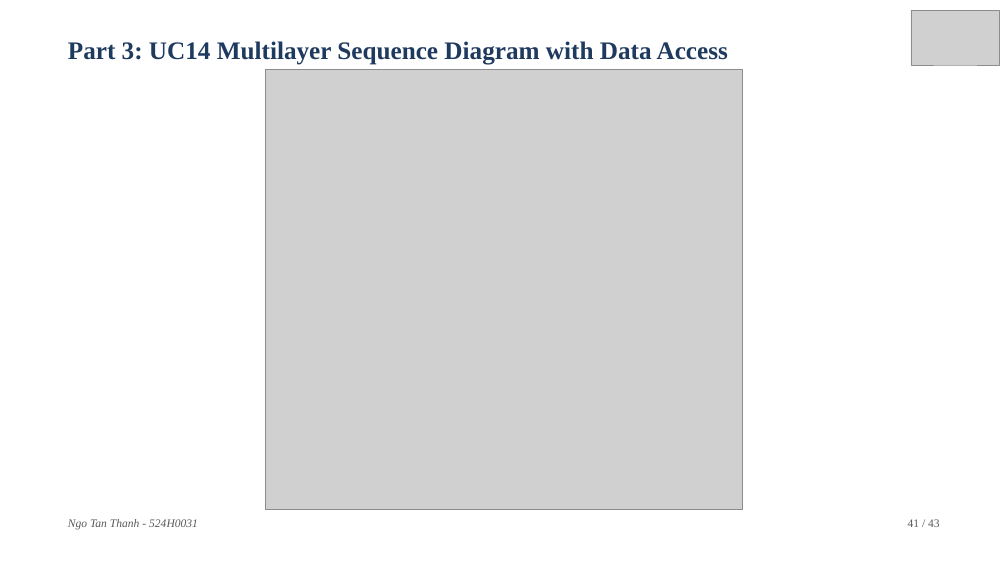
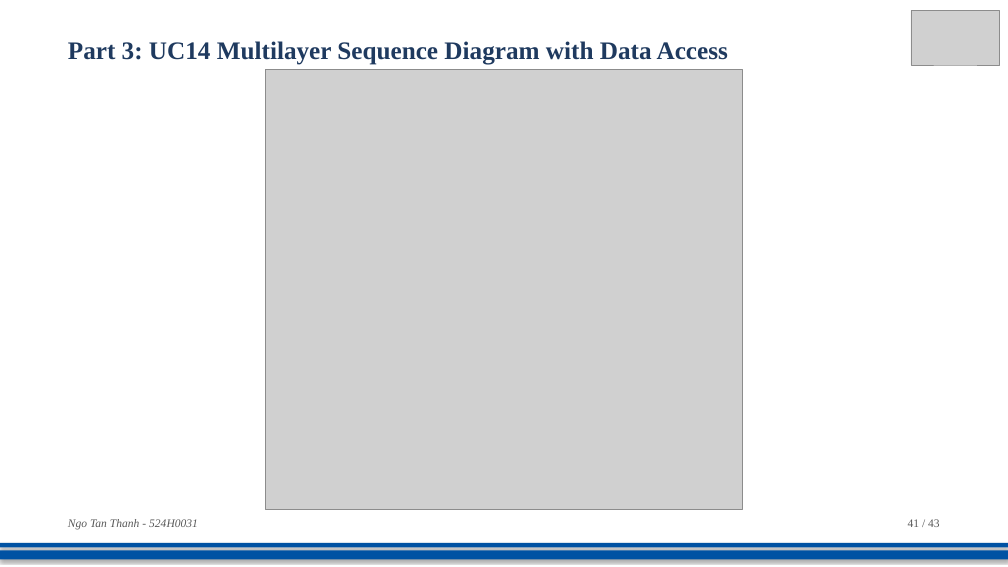
Before and after one commit to DoQuocTrung06/SaigonBite-RAD-TeamF10, a slide deck: slide 41 of Part_3/TeamF10_Presentation_for_SaigonBite.pptx. Drawn at 1008x567 pixels with LibreOffice and Linux fonts; fonts in the diff are those of the drawing; grey boxes stand for pictures. Boxes give left, top, right and bottom in pixels: in the first picture for what was removed or moved away, otherwise in the second. Text is boxed around its words. In the diff, an @@ line names an element or a change of style, - is before the commit and + after.

```diff
--- a/Part_3/TeamF10_Presentation_for_SaigonBite.pptx
+++ b/Part_3/TeamF10_Presentation_for_SaigonBite.pptx
@@ rectangle added at box(0, 543, 1008, 547), fill #0052A3 @@
@@ rectangle added at box(0, 551, 1008, 560), fill #0052A3 @@
```
Also in this commit, not shown: 12 other slides changed.
